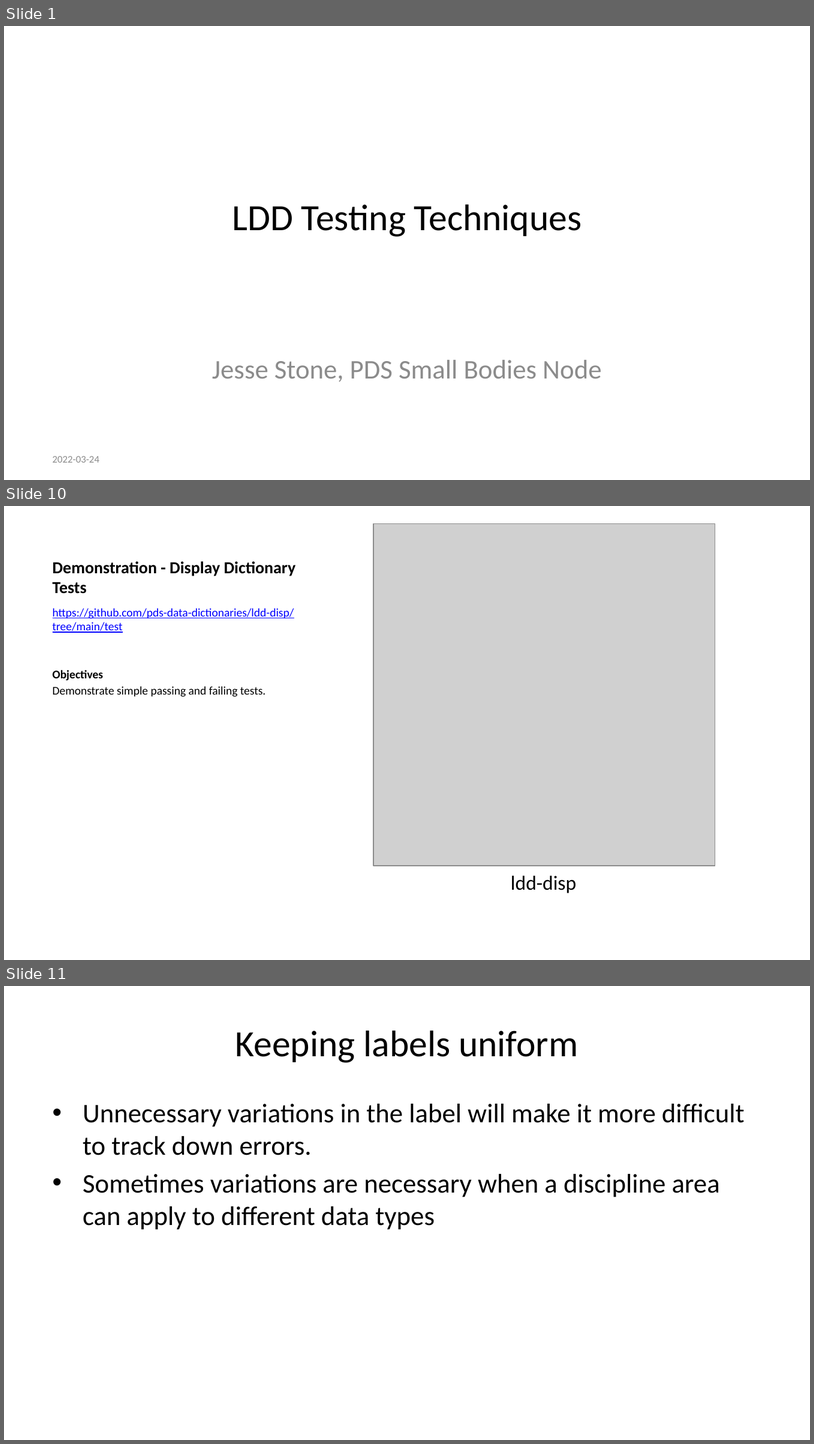
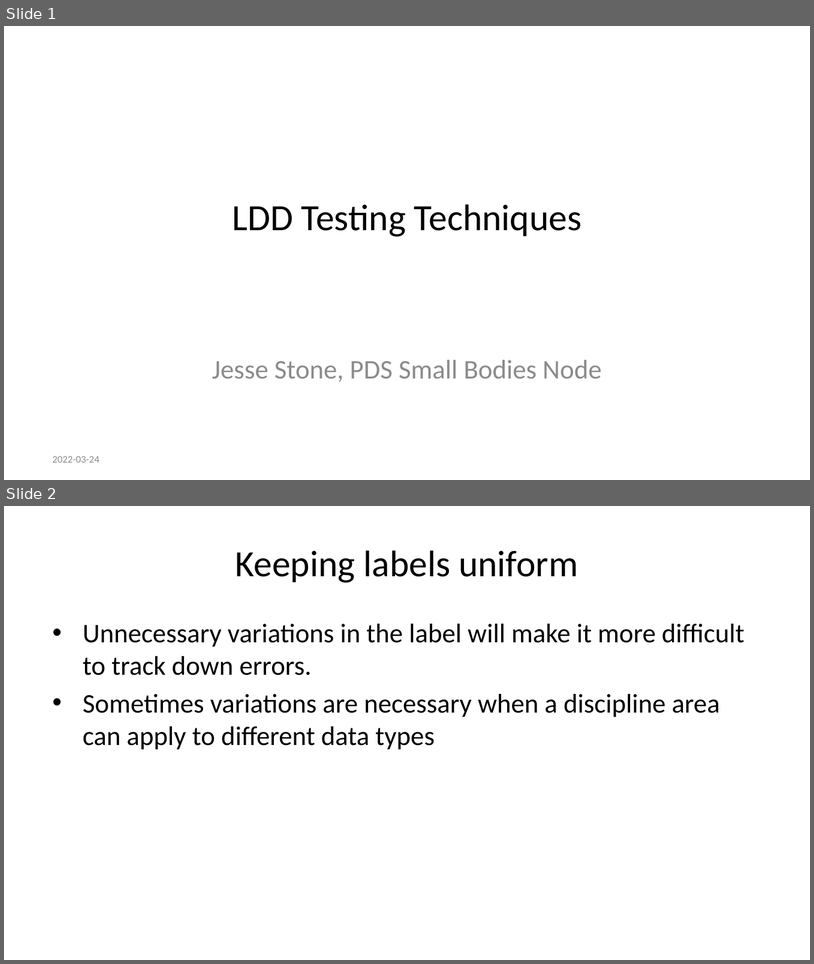
Before and after one commit to sbn-psi/dmsp, a slide deck: LDDTesting/stone-LDDTestingTechniques.pptx. Shown one above the other, each under a label of ours: slides 1, 10 and 11 before the commit, slides 1 and 2 after it; the slides between them are not shown. The pictures are 814x1444 and 814x964 pixels, drawn with LibreOffice and Linux fonts; fonts in the diff are those of the drawing; grey boxes stand for pictures. Boxes give left, top, right and bottom in pixels: in the first picture for what was removed or moved away, otherwise in the second. Text is boxed around its words. In the diff, an @@ line names an element or a change of style, - is before the commit and + after.

```diff
--- a/LDDTesting/stone-LDDTestingTechniques.pptx
+++ b/LDDTesting/stone-LDDTestingTechniques.pptx
@@ slide 10 removed at <box>4,506,810,960</box>, background #FFFFFF @@
@@ picture removed at <box>374,524,715,865</box> @@
@@ title removed at <box>53,561,296,594</box> @@
-Demonstration - Display Dictionary Tests
@@ text removed at <box>53,608,294,697</box> @@
-https://github.com/pds-data-dictionaries/ldd-disp/tree/main/test
-Objectives
-Demonstrate simple passing and failing tests.
@@ text removed at <box>511,875,576,893</box> @@
-ldd-disp
@@ what was slide 11 is now slide 2 @@
```
Also in this commit, not shown: 10 other slides removed, 4 other files.
